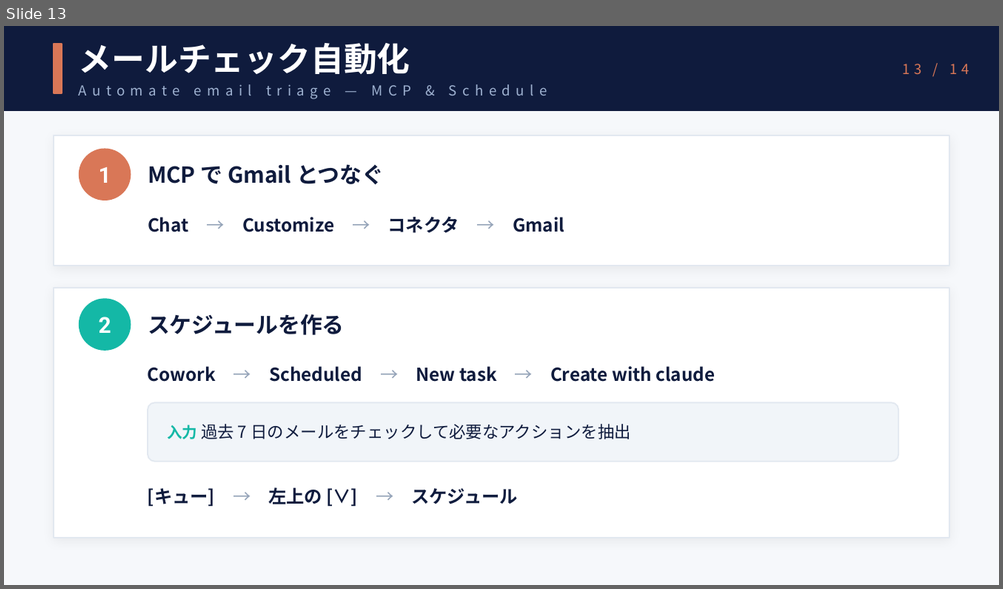
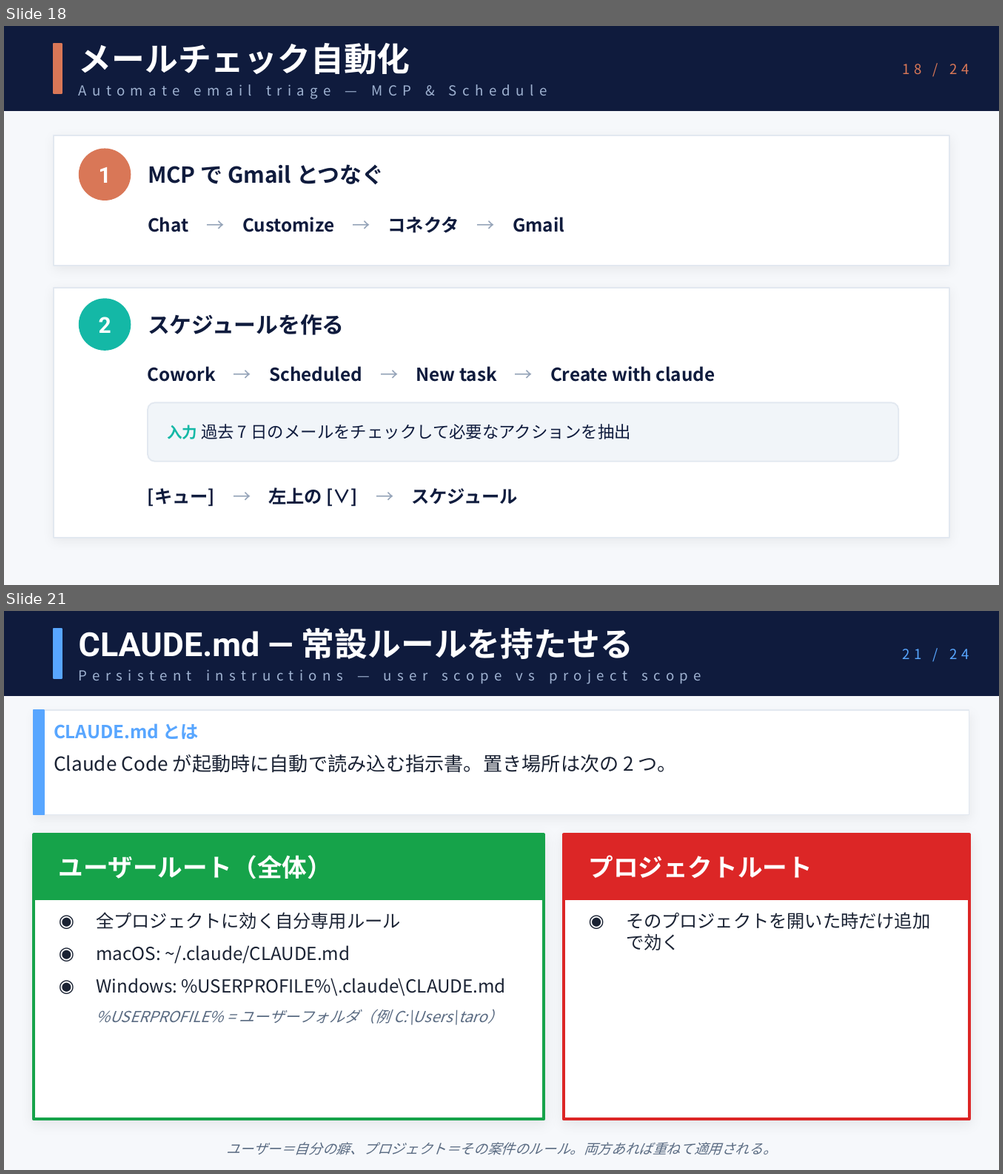
Before and after one commit to crumbjp/ai_study_group, a slide deck: session1/session1.pptx. Shown one above the other, each under a label of ours: slide 13 before the commit, slides 18 and 21 after it; the slides between them are not shown. The pictures are 1003x589 and 1003x1174 pixels, drawn with LibreOffice and Linux fonts; fonts in the diff are those of the drawing. Boxes give left, top, right and bottom in pixels: in the first picture for what was removed or moved away, otherwise in the second. Text is boxed around its words. In the diff, an @@ line names an element or a change of style, - is before the commit and + after.

```diff
--- a/session1/session1.pptx
+++ b/session1/session1.pptx
@@ slide 21 added at (4, 611, 999, 1170), background #F6F8FB @@
@@ rectangle added at (4, 611, 999, 695), fill #0F1B3D, outline #0F1B3D 1 pt @@
@@ rectangle added at (54, 629, 62, 678), fill #58A6FF, outline #58A6FF 1 pt @@
@@ text added at (79, 628, 633, 659), 24 pt, text #FFFFFF, bold @@
+CLAUDE.md — 常設ルールを持たせる
@@ text added at (902, 649, 968, 659), 10 pt, text #58A6FF @@
+21 / 24
@@ text added at (79, 669, 702, 684), 10 pt, text #9FB2D1 @@
+Persistent instructions — user scope vs project scope
@@ rectangle added at (34, 710, 969, 815), fill #FFFFFF, outline #E2E8F0 1 pt @@
@@ rectangle added at (34, 710, 44, 815), fill #58A6FF, outline #58A6FF 1 pt @@
@@ text added at (54, 723, 199, 739), 13 pt, text #58A6FF, bold @@
+CLAUDE.md とは
@@ text added at (54, 755, 676, 772), 14 pt, text #1A2233 @@
+Claude Code が起動時に自動で読み込む指示書。置き場所は次の 2 つ。
@@ rectangle added at (34, 834, 543, 1120), fill #FFFFFF, outline #16A34A 2 pt @@
@@ rectangle added at (34, 834, 543, 900), fill #16A34A, outline #16A34A 1 pt @@
@@ rectangle added at (563, 834, 969, 1120), fill #FFFFFF, outline #DC2626 2 pt @@
@@ rectangle added at (563, 834, 969, 900), fill #DC2626, outline #DC2626 1 pt @@
@@ text added at (59, 855, 332, 880), 18 pt, text #FFFFFF, bold @@
+ユーザールート（全体）
@@ text added at (589, 855, 812, 878), 18 pt, text #FFFFFF, bold @@
+プロジェクトルート
@@ text added at (96, 912, 506, 1025), 13 pt, text #1A2233 @@
+◉ 全プロジェクトに効く自分専用ルール
+◉ macOS: ~/.claude/CLAUDE.md
+◉ Windows: %USERPROFILE%\.claude\CLAUDE.md
+%USERPROFILE% = ユーザーフォルダ（例 C:\Users\taro）
@@ text added at (626, 912, 930, 951), 13 pt, text #1A2233 @@
+◉ そのプロジェクトを開いた時だけ追加で効く
@@ text added at (226, 1142, 776, 1156), 10 pt, text #5A6B82, italic @@
+ユーザー＝自分の癖、プロジェクト＝その案件のルール。両方あれば重ねて適用される。
@@ what was slide 13 is now slide 18 @@
@@ slide 18 changed as well @@
@@ text at (902, 64, 968, 74): text changed @@
-13 / 14
+18 / 24
```
Also in this commit, not shown: 13 other slides changed, 9 other slides added.
